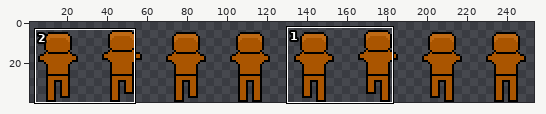
Pixel-art file -- Aseprite/Back-walk-template-M.aseprite. Above: a wide view before the commit, with the close-up outlined.
Close-up. As it was:
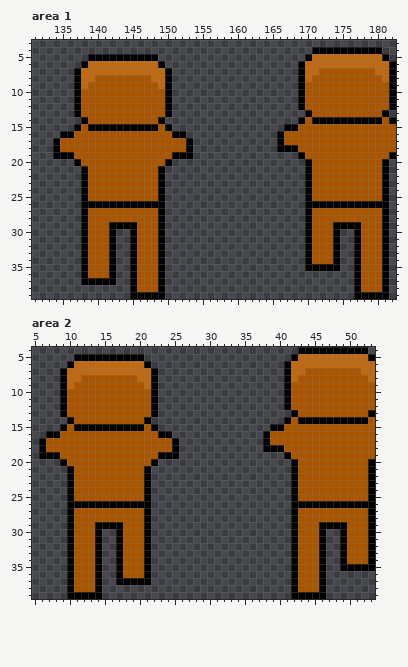
256x40 pixels, 1 frame. Shown: area 1: x 131..182, y 3..39; area 2: x 5..53, y 4..39. The wide view leaves out empty margins. The commit also changed other parts of the picture, which this record leaves out.
The result:
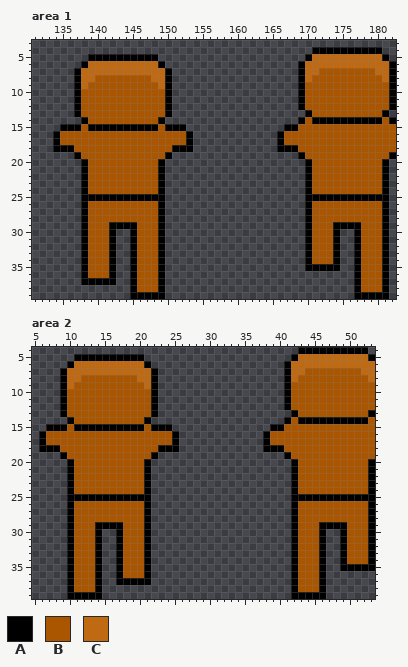
Palette (. is transparent): A #000000  B #aa5500  C #bf6913
From old to new:
Area 1:
Colour A is added in row 15 at x 135 to 136 and 151 to 152; in row 16 at x 134 and 153.
Colour A replaces colour B in row 18 at x 135 to 136 and 151 to 152; in row 19 at x 137 and 150; in row 20 at x 138 and 149; in row 25 at x 139 to 148 and 171 to 180.
Colour B replaces colour A in row 16 at x 135 to 136 and 151 to 152; in row 26 at x 139 to 148 and 171 to 180.
The edit erases colour A in row 19 at x 134 to 136 and 151 to 153; in row 20 at x 137 and 150.
Area 2:
Colour A is added in row 15 at x 7 to 8 and 23 to 24; in row 16 at x 6 and 25.
Colour A replaces colour B in row 18 at x 7 to 8 and 23 to 24; in row 19 at x 9 and 22; in row 20 at x 10 and 21; in row 25 at x 11 to 20 and 43 to 52.
Colour B replaces colour A in row 16 at x 7 to 8 and 23 to 24; in row 26 at x 11 to 20 and 43 to 52.
The edit erases colour A in row 19 at x 6 to 8 and 23 to 25; in row 20 at x 9 and 22.
Boxes around the changes in both close-ups, in picture pixels (x1, y1, x2, y2):
changed: (53, 124, 88, 166)
changed: (158, 124, 193, 166)
changed: (88, 194, 158, 208)
changed: (312, 194, 382, 208)
changed: (39, 424, 74, 466)
changed: (144, 424, 179, 466)
changed: (74, 494, 144, 508)
changed: (298, 494, 368, 508)
